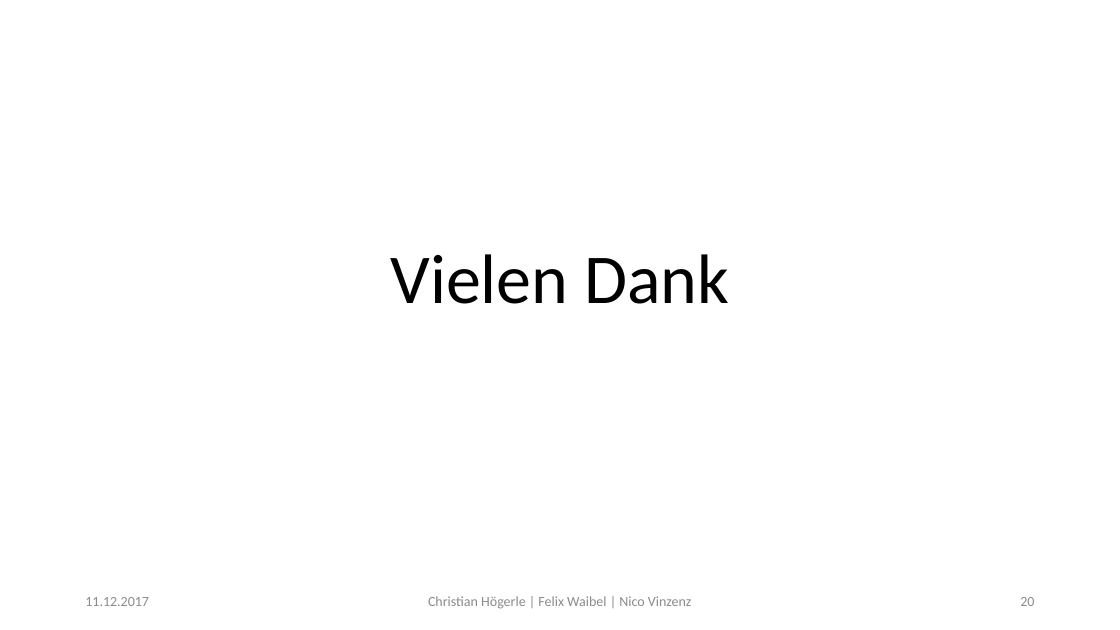
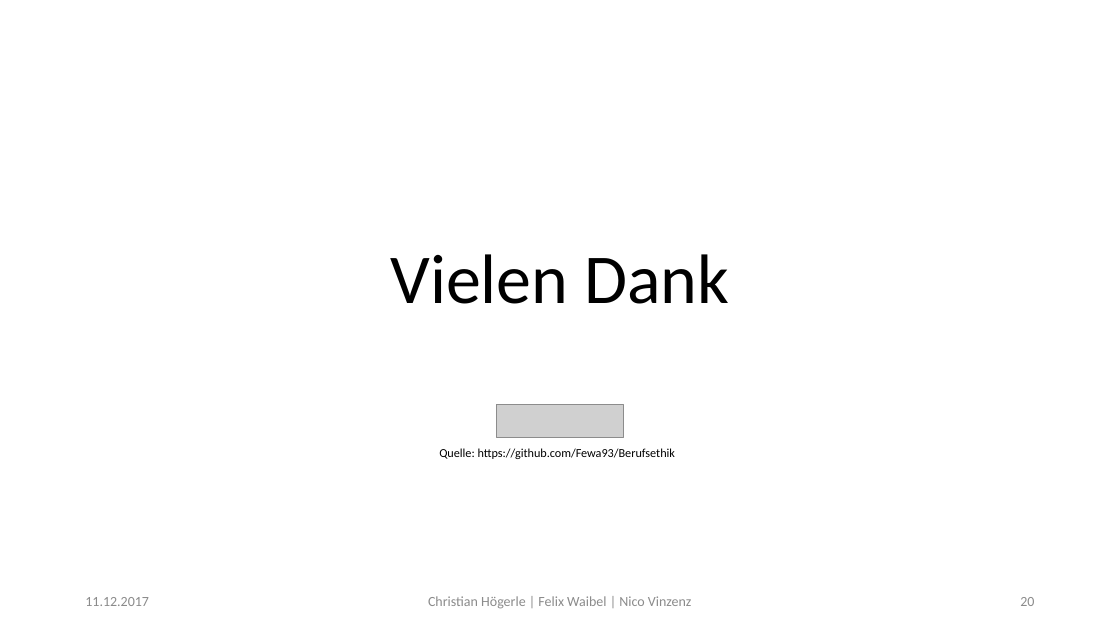
Before and after one commit to Fewa93/Berufsethik, a slide deck: slide 20 of Präsentation/Berufsethik.pptx. Drawn at 1120x630 pixels with LibreOffice and Linux fonts; fonts in the diff are those of the drawing; grey boxes stand for pictures. Boxes give left, top, right and bottom in pixels: in the first picture for what was removed or moved away, otherwise in the second. Text is boxed around its words. In the diff, an @@ line names an element or a change of style, - is before the commit and + after.

```diff
--- a/Präsentation/Berufsethik.pptx
+++ b/Präsentation/Berufsethik.pptx
@@ picture added at bbox=[497, 405, 624, 438] @@
@@ text added at bbox=[439, 448, 675, 459], 10.5 pt, text #000000 @@
+Quelle: https://github.com/Fewa93/Berufsethik
```
Also in this commit, not shown: 2 other slides changed.
